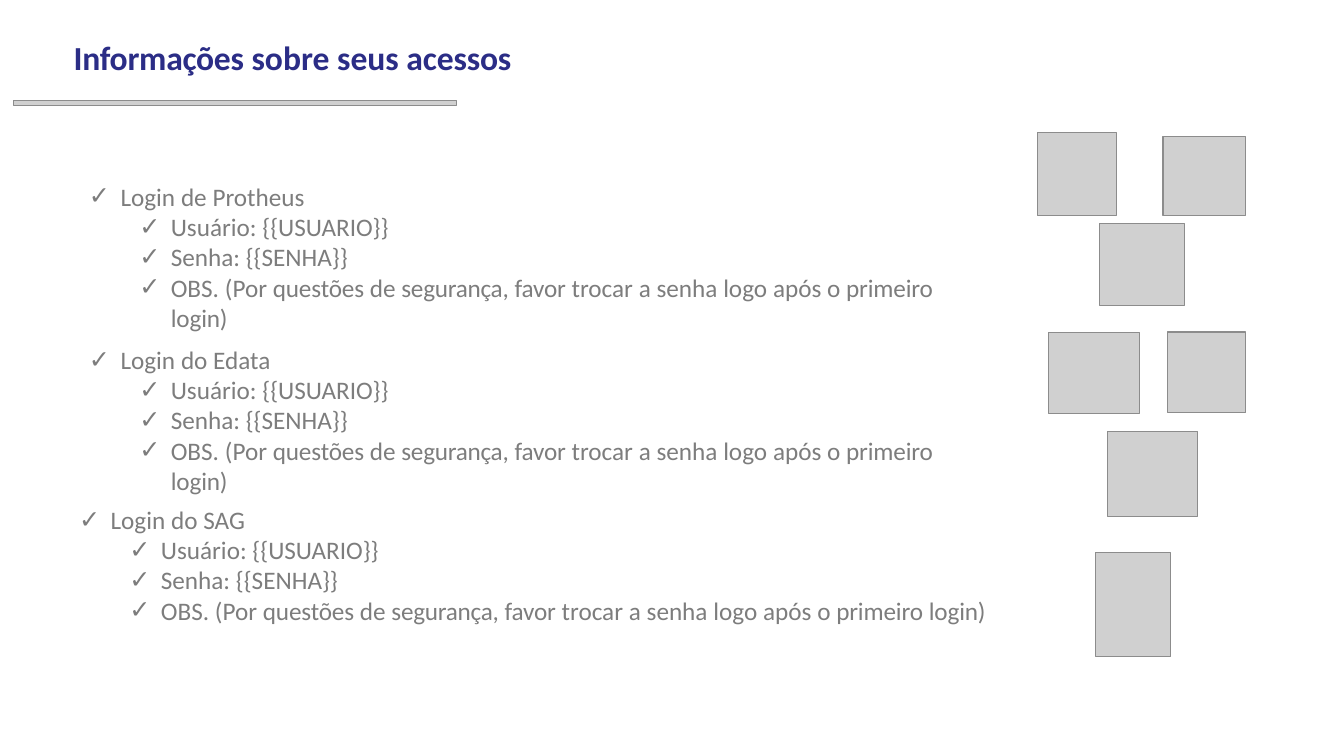
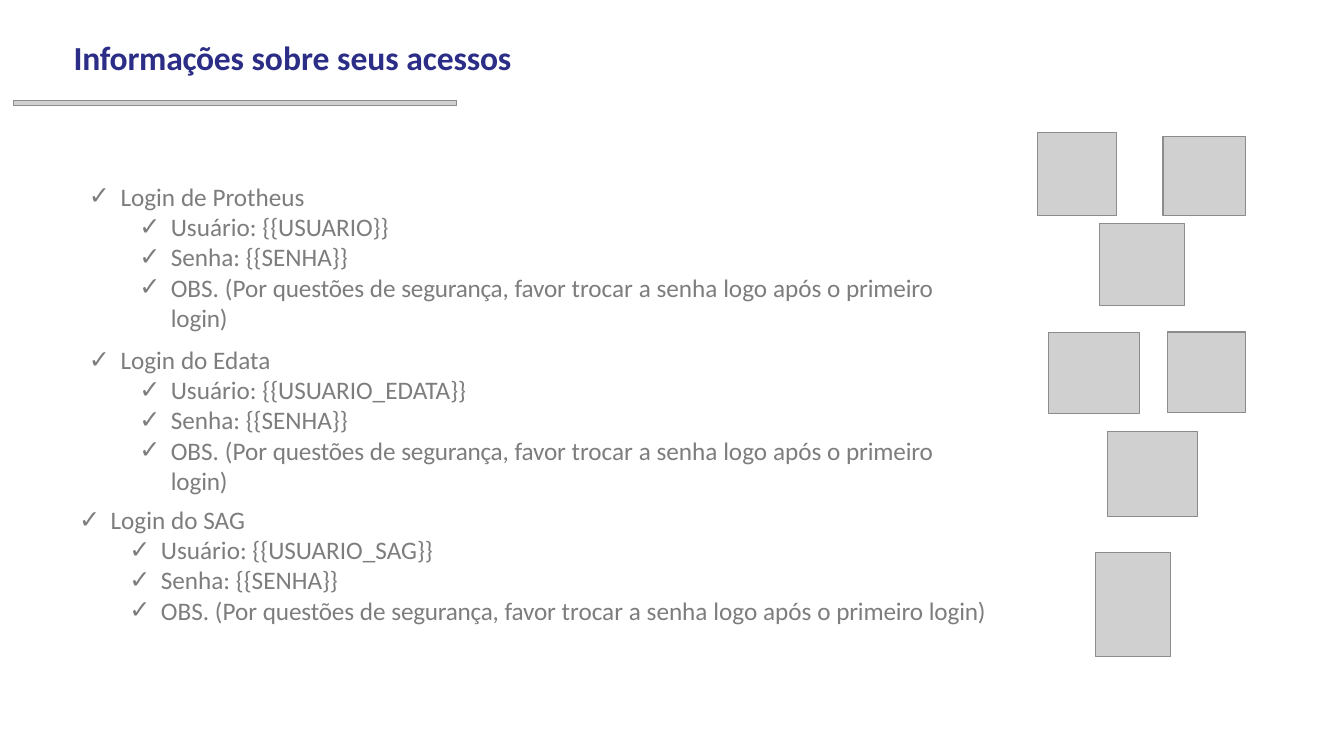
Before and after one commit to Kayky08/python, a slide deck: slide 5 of onboarding/template_onboarding.pptx. Drawn at 1344x756 pixels with LibreOffice and Linux fonts; fonts in the diff are those of the drawing; grey boxes stand for pictures; background and template pictures are left out. Boxes give left, top, right and bottom in pixels: in the first picture for what was removed or moved away, otherwise in the second. Text is boxed around its words. In the diff, an @@ line names an element or a change of style, - is before the commit and + after.

Commit message:
Adicionando a parte de acessos do EDATA e SAG/Começando a ajustar a posição das imagens

```diff
--- a/onboarding/template_onboarding.pptx
+++ b/onboarding/template_onboarding.pptx
@@ text at <box>171,381,466,403</box>: text changed @@
-  ✓ Usuário: {{USUARIO}}
+  ✓ Usuário: {{USUARIO_EDATA}}
@@ text at <box>161,541,432,563</box>: text changed @@
-  ✓ Usuário: {{USUARIO}}
+  ✓ Usuário: {{USUARIO_SAG}}
```
Also in this commit, not shown: 2 other slides changed, 6 other files.
